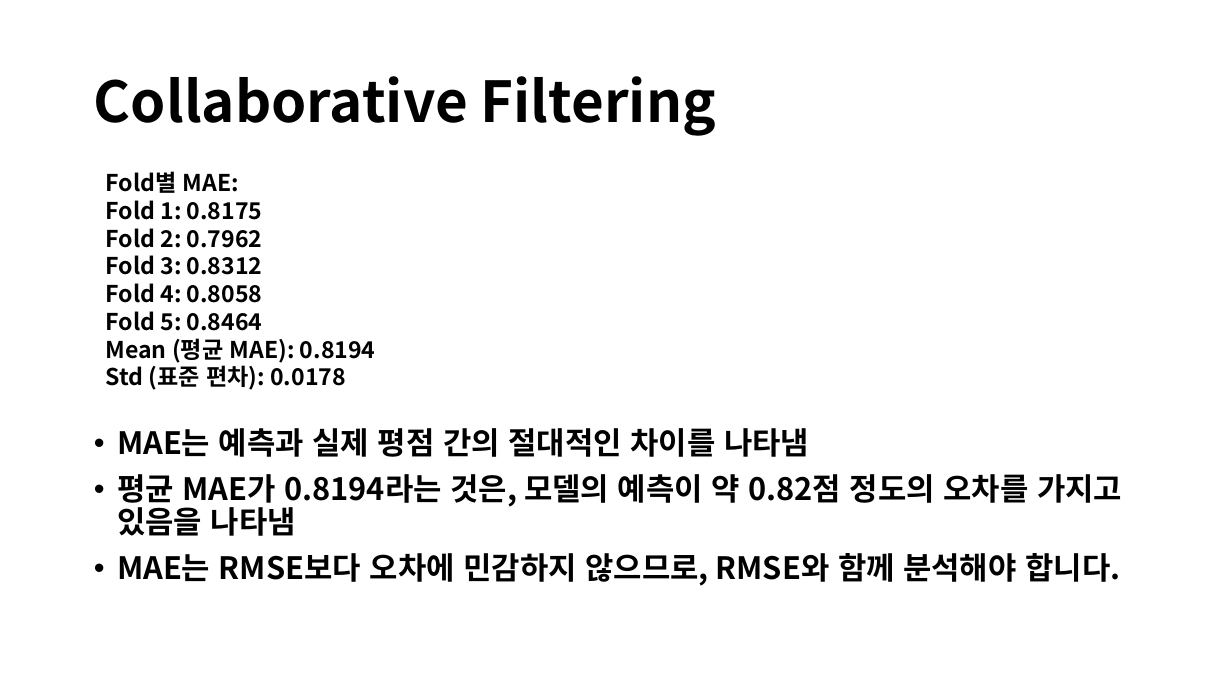
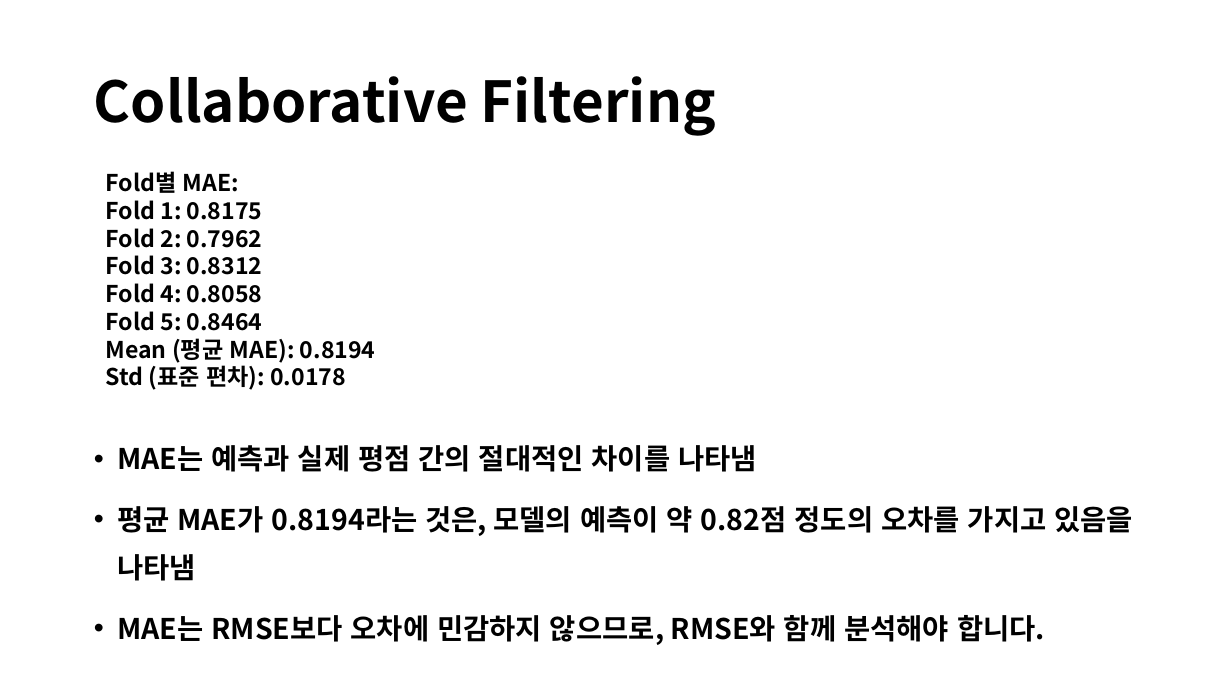
Before and after one commit to aaronkr-classroom/0-ml-team-project-pm-data, a slide deck: slide 14 of 넷플릭스 영화 추천 시스템 최종.pptx. Drawn at 1232x693 pixels with LibreOffice and Linux fonts; fonts in the diff are those of the drawing. Boxes give left, top, right and bottom in pixels: in the first picture for what was removed or moved away, otherwise in the second. Text is boxed around its words. In the diff, an @@ line names an element or a change of style, - is before the commit and + after.

```diff
--- a/넷플릭스 영화 추천 시스템 최종.pptx
+++ b/넷플릭스 영화 추천 시스템 최종.pptx
@@ text "MAE는 예측과 실제 평점 간의 ..." at <box>117,445,1133,645</box>: size 24 to 22.2 pt; line spacing 0.9 to 1.4 @@
```
Also in this commit, not shown: 4 other slides changed, 2 slides added, 2 slides removed.
